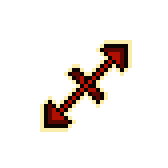
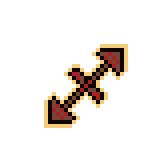
Layer changes from the first 168 x 168 image to the second:
painted on "border" over <box>40,40,132,132</box>
painted on "pointer" over <box>48,48,124,124</box>
